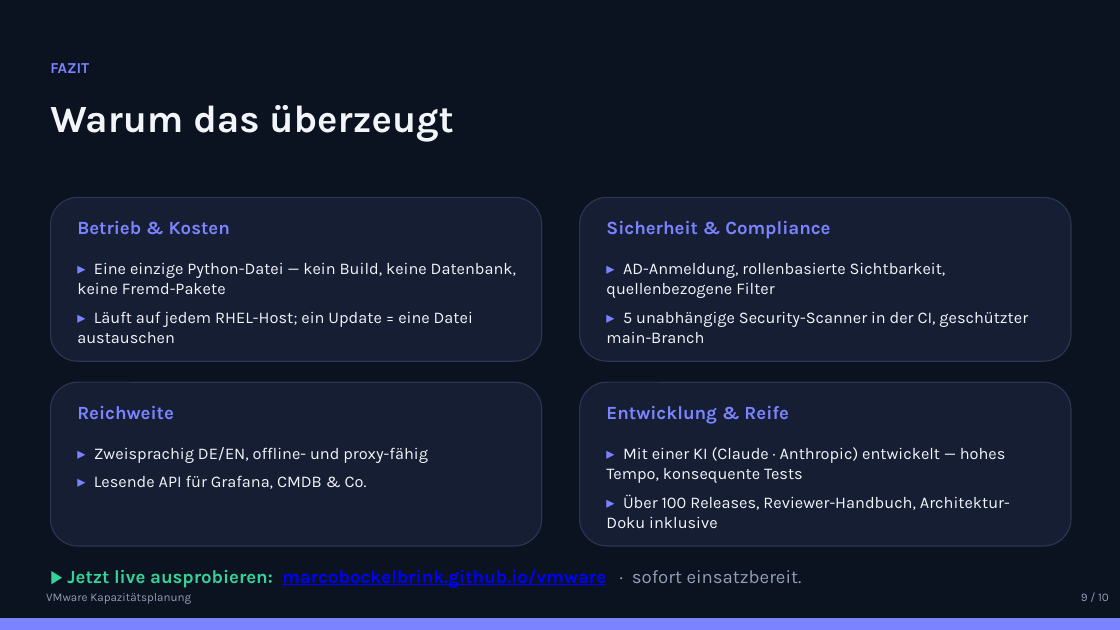
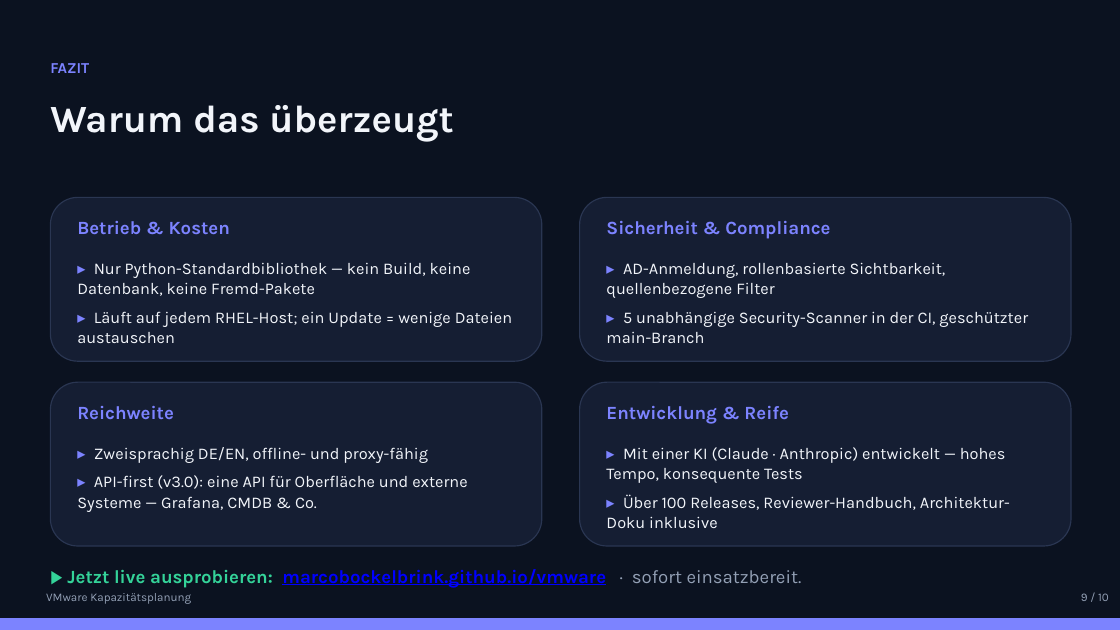
Before and after one commit to marcobockelbrink/marcobockelbrink.github.io, a slide deck: slide 9 of docs/praesentation/VMware-Kapazitaetsplanung.pptx. Drawn at 1120x630 pixels with LibreOffice and Linux fonts; fonts in the diff are those of the drawing. Boxes give left, top, right and bottom in pixels: in the first picture for what was removed or moved away, otherwise in the second. Text is boxed around its words. In the diff, an @@ line names an element or a change of style, - is before the commit and + after.

```diff
--- a/docs/praesentation/VMware-Kapazitaetsplanung.pptx
+++ b/docs/praesentation/VMware-Kapazitaetsplanung.pptx
@@ text at bbox=[77, 263, 512, 343]: text changed @@
-▸ Eine einzige Python-Datei — kein Build, keine Datenbank, keine Fremd-Pakete
-▸ Läuft auf jedem RHEL-Host; ein Update = eine Datei austauschen
+▸ Nur Python-Standardbibliothek — kein Build, keine Datenbank, keine Fremd-Pakete
+▸ Läuft auf jedem RHEL-Host; ein Update = wenige Dateien austauschen
@@ text at bbox=[77, 475, 467, 512]: text changed @@
-▸ Lesende API für Grafana, CMDB & Co.
+▸ API-first (v3.0): eine API für Oberfläche und externe Systeme — Grafana, CMDB & Co.
```
Also in this commit, not shown: 1 other slide changed, 1 other file.
